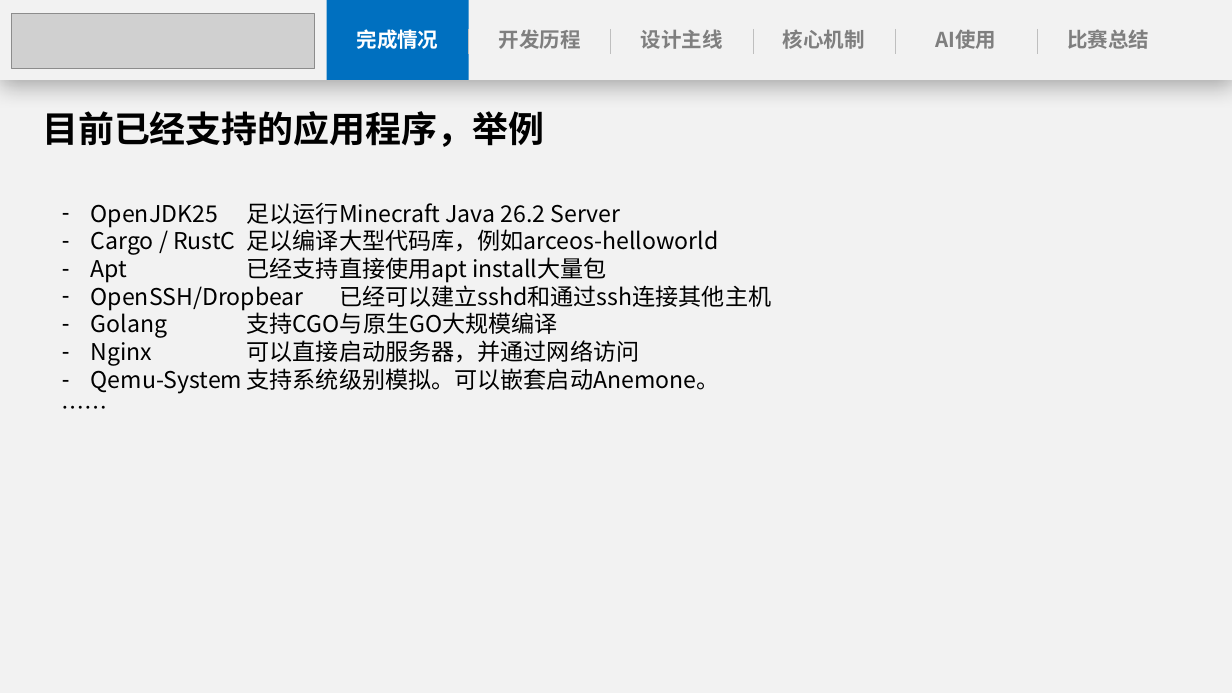
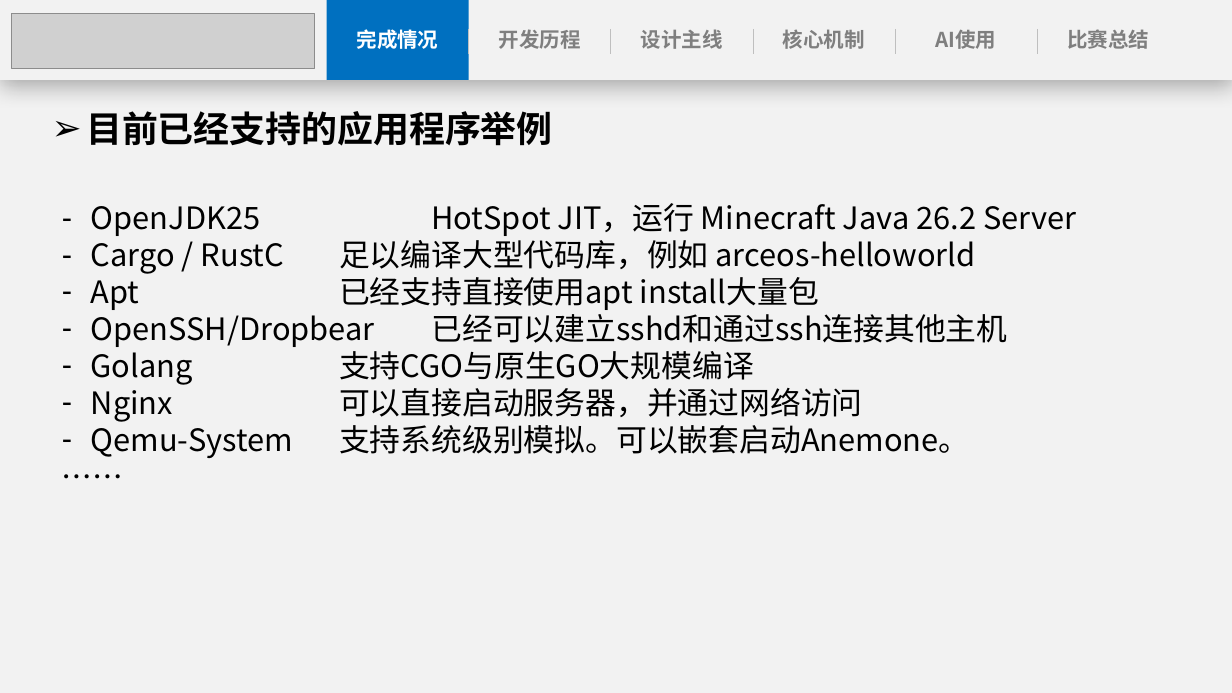
Before and after one commit to anemone-os/anemone, a slide deck: slide 6 of report/ppt/Anemone决赛演示文稿.pptx. Drawn at 1232x693 pixels with LibreOffice and Linux fonts; fonts in the diff are those of the drawing; grey boxes stand for pictures. Boxes give left, top, right and bottom in pixels: in the first picture for what was removed or moved away, otherwise in the second. Text is boxed around its words. In the diff, an @@ line names an element or a change of style, - is before the commit and + after.

```diff
--- a/report/ppt/Anemone决赛演示文稿.pptx
+++ b/report/ppt/Anemone决赛演示文稿.pptx
@@ text at (86,111,553,146): text changed @@
-目前已经支持的应用程序，举例
+➢ 目前已经支持的应用程序举例
@@ text at (91,203,1076,274): text changed; size 18 to 24 pt @@
-– OpenJDK25 足以运行Minecraft Java 26.2 Server
-– Cargo / RustC 足以编译大型代码库，例如arceos-helloworld
+– OpenJDK25 HotSpot JIT，运行 Minecraft Java 26.2 Server
+– Cargo / RustC 足以编译大型代码库，例如 arceos-helloworld
@@ text at (91,277,1007,458): size 18 to 24 pt in "Apt 已经支持直接使用apt install大量包", "OpenSSH/Dropbear 已经可以建立sshd和通过ssh连接其他主机", "Golang 支持CGO与原生GO大规模编译", "Nginx 可以直接启动服务器，并通过网络访问" and 2 more places @@
```
Also in this commit, not shown: 25 other slides changed.
